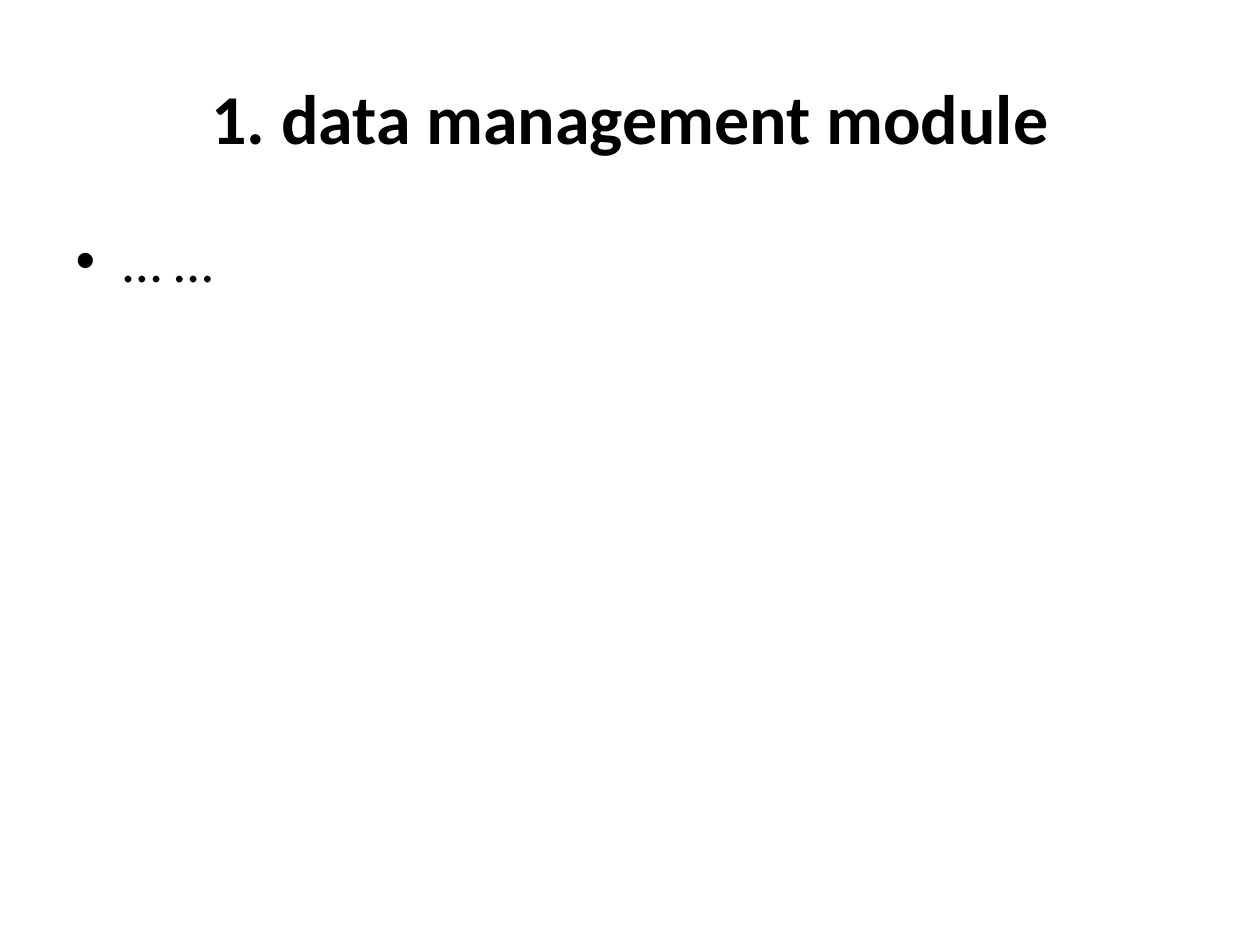
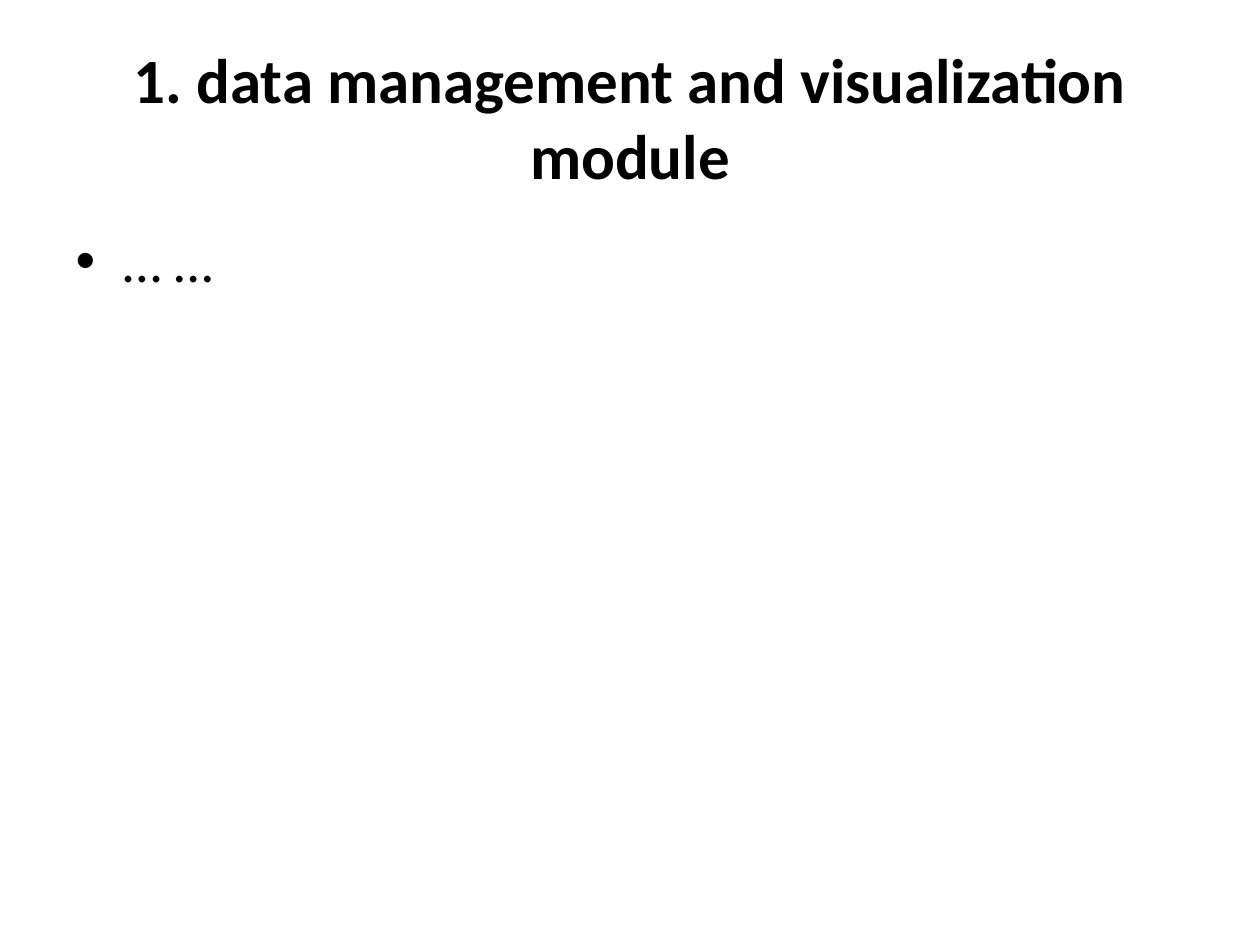
Before and after one commit to vitogump/lifelit, a slide deck: slide 3 of userGuide.pptx. Drawn at 1260x945 pixels with LibreOffice and Linux fonts; fonts in the diff are those of the drawing. Boxes give left, top, right and bottom in pixels: in the first picture for what was removed or moved away, otherwise in the second. Text is boxed around its words. In the diff, an @@ line names an element or a change of style, - is before the commit and + after.

```diff
--- a/userGuide.pptx
+++ b/userGuide.pptx
@@ title at box(134, 58, 1125, 180): text changed; size 40 to 36 pt @@
-1. data management module
+1. data management and visualization module
```
Also in this commit, not shown: 2 other slides changed.
